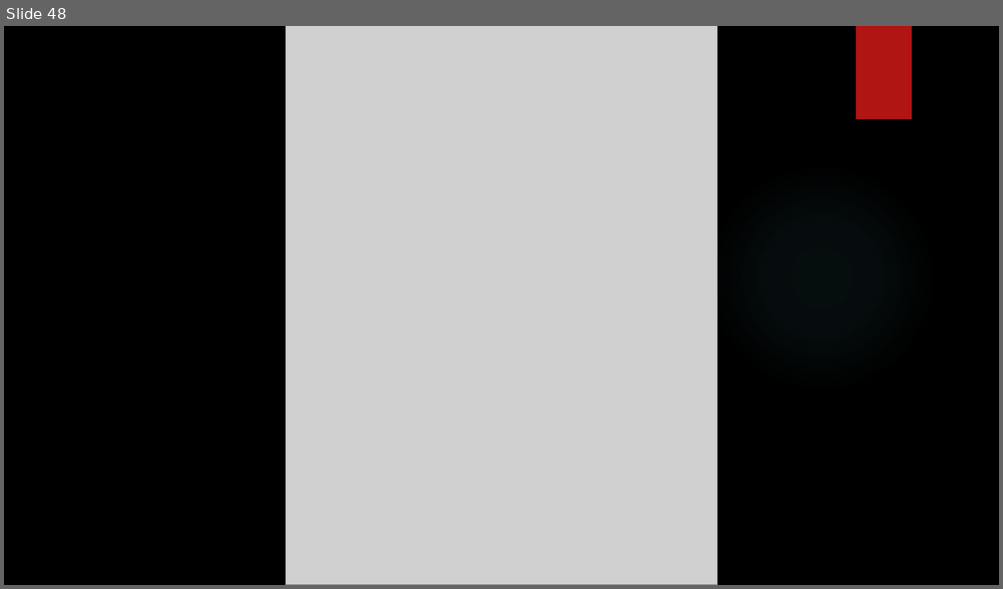
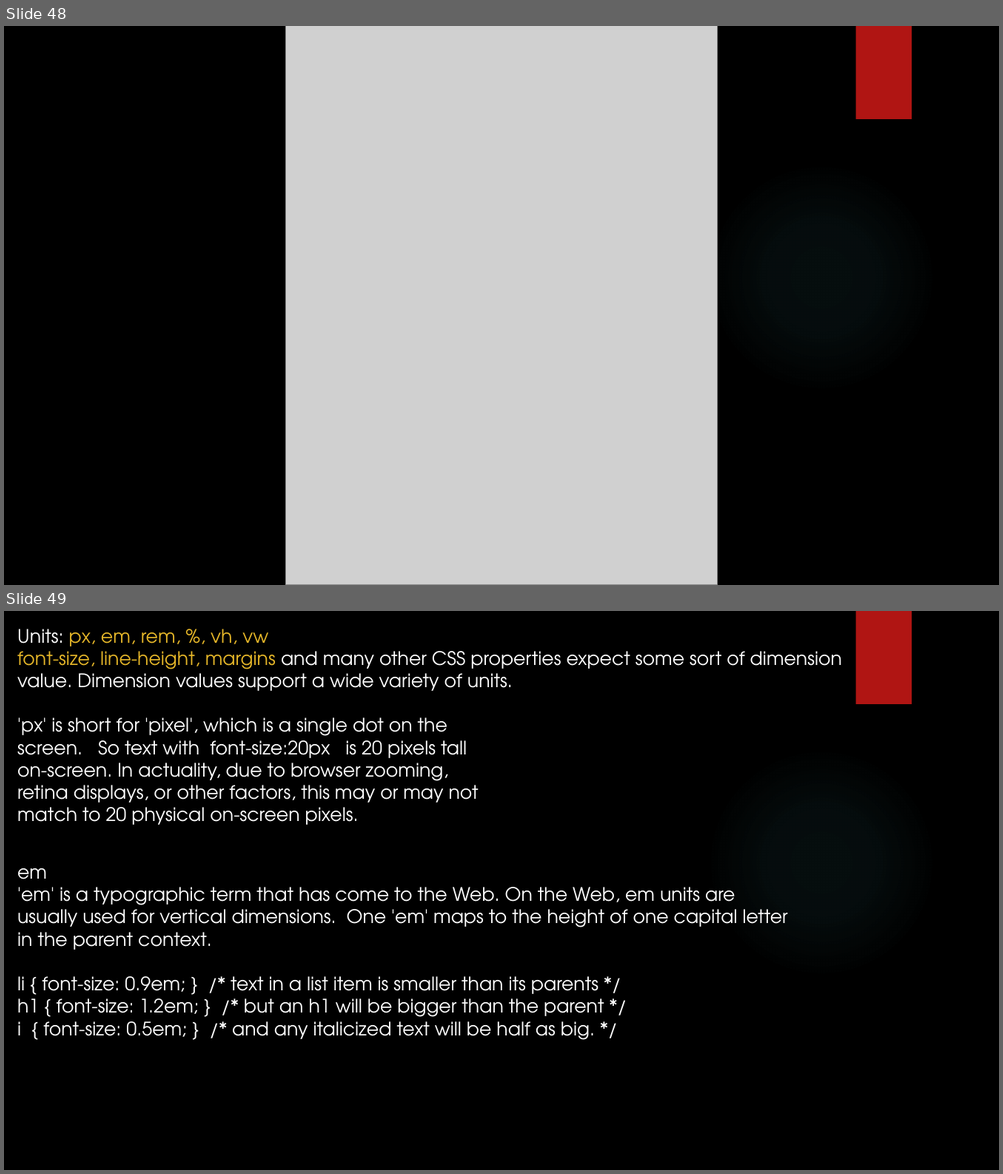
Before and after one commit to yogeshwar1996/HTML5CSS, a slide deck: Fundamentals of HTML and CSS.pptx. Shown one above the other, each under a label of ours: slide 48 before the commit, slides 48 and 49 after it. The pictures are 1003x589 and 1003x1174 pixels, drawn with LibreOffice and Linux fonts; fonts in the diff are those of the drawing; grey boxes stand for pictures; background and template pictures are left out. Boxes give left, top, right and bottom in pixels: in the first picture for what was removed or moved away, otherwise in the second. Text is boxed around its words. In the diff, an @@ line names an element or a change of style, - is before the commit and + after.

Commit message:
units for css values

```diff
--- a/Fundamentals of HTML and CSS.pptx
+++ b/Fundamentals of HTML and CSS.pptx
@@ slide 49 added at (4, 611, 999, 1170), background picture (left out); not listed: 2 template elements that a slide beside it also shows @@
@@ text added at (17, 629, 842, 691), 18 pt, text #FFFFFF @@
+Units: px, em, rem, %, vh, vw
+font-size, line-height, margins and many other CSS properties expect some sort of dimension value. Dimension values support a wide variety of units.
@@ text added at (17, 718, 478, 825), 18 pt, text #FFFFFF @@
+'px' is short for 'pixel', which is a single dot on the screen. So text with font-size:20px is 20 pixels tall on-screen. In actuality, due to browser zooming, retina displays, or other factors, this may or may not match to 20 physical on-screen pixels.
@@ text added at (17, 869, 788, 1040), 18 pt, text #FFFFFF @@
+em
+'em' is a typographic term that has come to the Web. On the Web, em units are usually used for vertical dimensions. One 'em' maps to the height of one capital letter in the parent context.
+li { font-size: 0.9em; } /* text in a list item is smaller than its parents */
+h1 { font-size: 1.2em; } /* but an h1 will be bigger than the parent */
+i { font-size: 0.5em; } /* and any italicized text will be half as big. */
```
Also in this commit, not shown: 1 slide removed.
